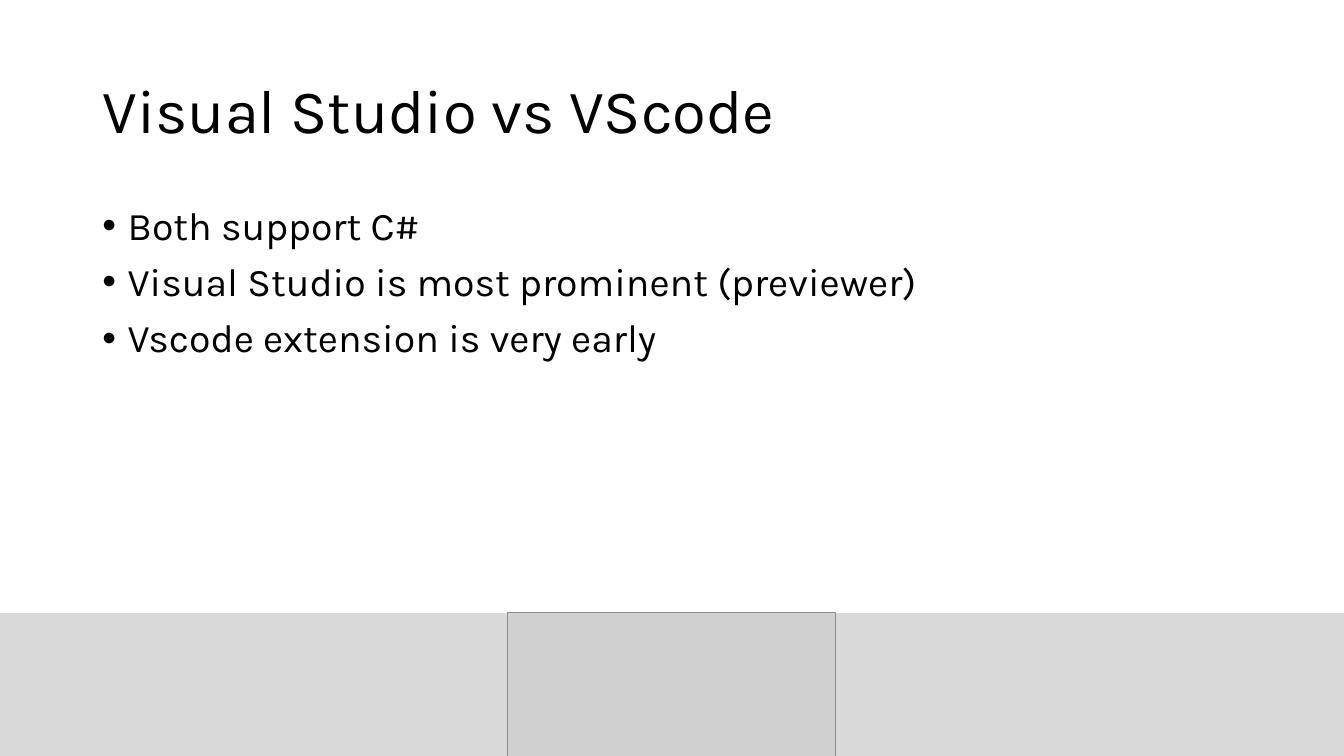
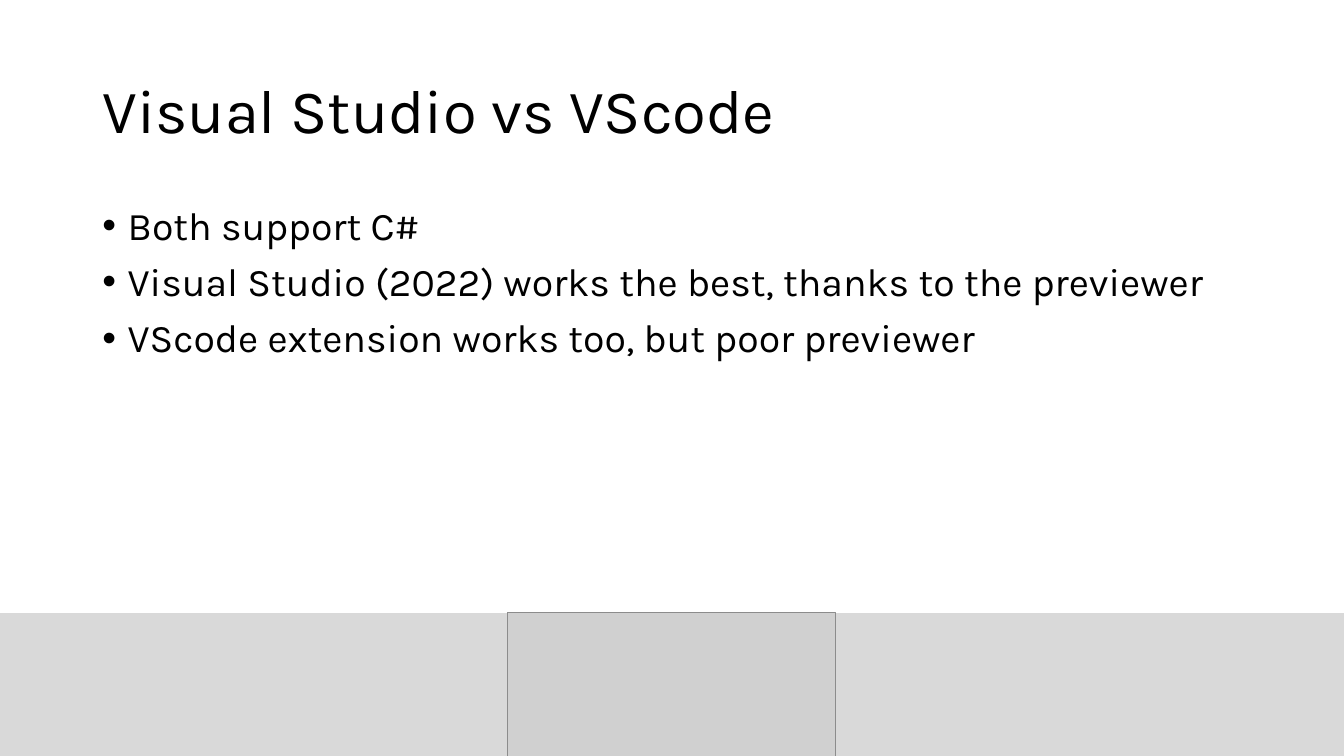
Before and after one commit to sebivenlo/esd-2024-avaloniaui, a slide deck: slide 12 of presentation/AvaloniaUI_presentation.pptx (slide 8 before the commit). Drawn at 1344x756 pixels with LibreOffice and Linux fonts; fonts in the diff are those of the drawing; grey boxes stand for pictures. Boxes give left, top, right and bottom in pixels: in the first picture for what was removed or moved away, otherwise in the second. Text is boxed around its words. In the diff, an @@ line names an element or a change of style, - is before the commit and + after.

```diff
--- a/presentation/AvaloniaUI_presentation.pptx
+++ b/presentation/AvaloniaUI_presentation.pptx
@@ text at (128,267,1203,362): text changed @@
-• Visual Studio is most prominent (previewer)
-• Vscode extension is very early
+• Visual Studio (2022) works the best, thanks to the previewer
+• VScode extension works too, but poor previewer
```
Also in this commit, not shown: 6 other slides changed, 7 slides added, 2 slides removed.
